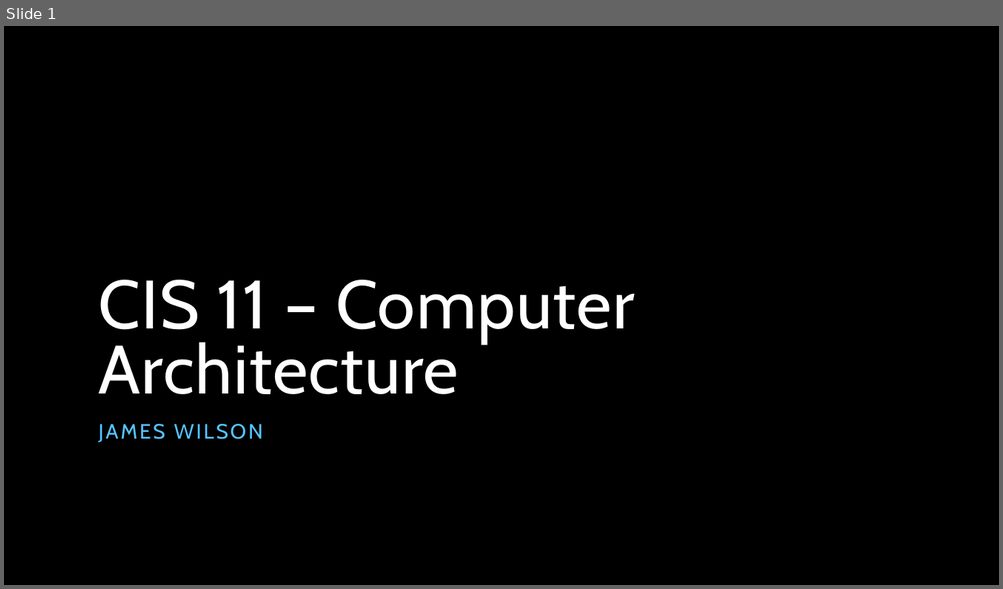
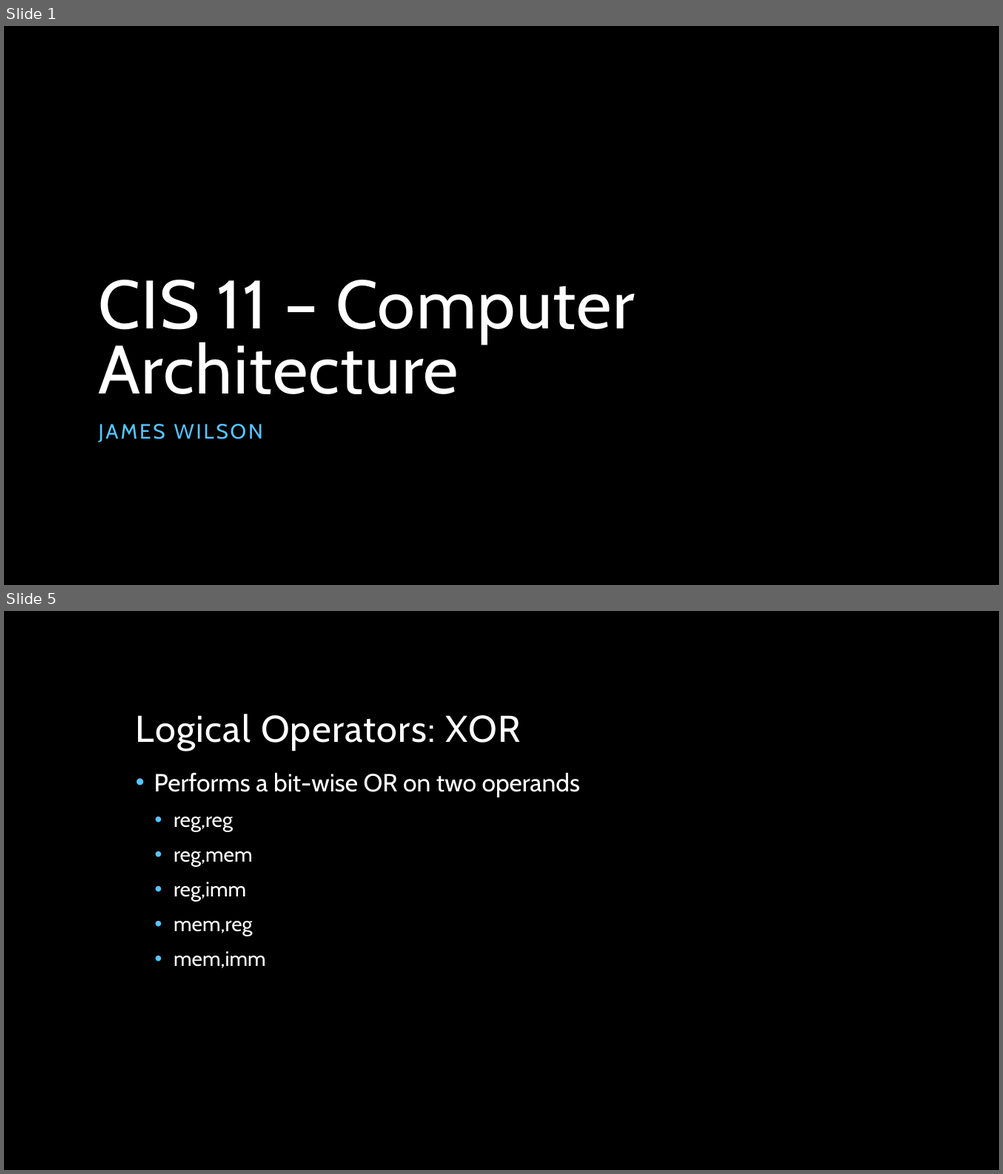
Before and after one commit to jameswilson281/CIS---11-Assembly-Programming, a slide deck: Week 7/07 - Conditional Processing.pptx. Shown one above the other, each under a label of ours: slide 1 before the commit, slides 1 and 5 after it; the slides between them are not shown. The pictures are 1003x589 and 1003x1174 pixels, drawn with LibreOffice and Linux fonts; fonts in the diff are those of the drawing; background and template pictures are left out. Boxes give left, top, right and bottom in pixels: in the first picture for what was removed or moved away, otherwise in the second. Text is boxed around its words. In the diff, an @@ line names an element or a change of style, - is before the commit and + after.

```diff
--- a/Week 7/07 - Conditional Processing.pptx
+++ b/Week 7/07 - Conditional Processing.pptx
@@ slide 5 added at [4,611,999,1170], background picture (left out) @@
@@ title added at [136,714,521,750], 36 pt, text #FFFFFF @@
+Logical Operators: XOR
@@ text added at [154,772,580,968], 20 pt, text #FFFFFF @@
+• Performs a bit-wise OR on two operands
+  • reg,reg
+  • reg,mem
+  • reg,imm
+  • mem,reg
+  • mem,imm
```
Also in this commit, not shown: 11 other slides added, 1 other file.
